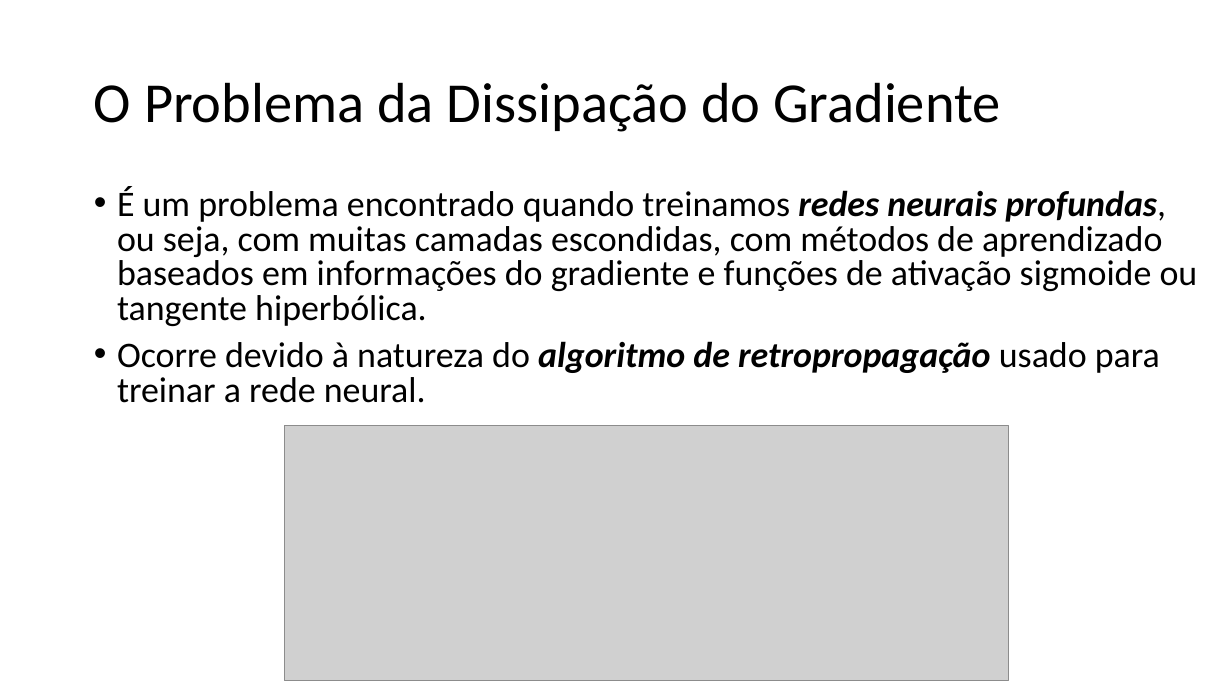
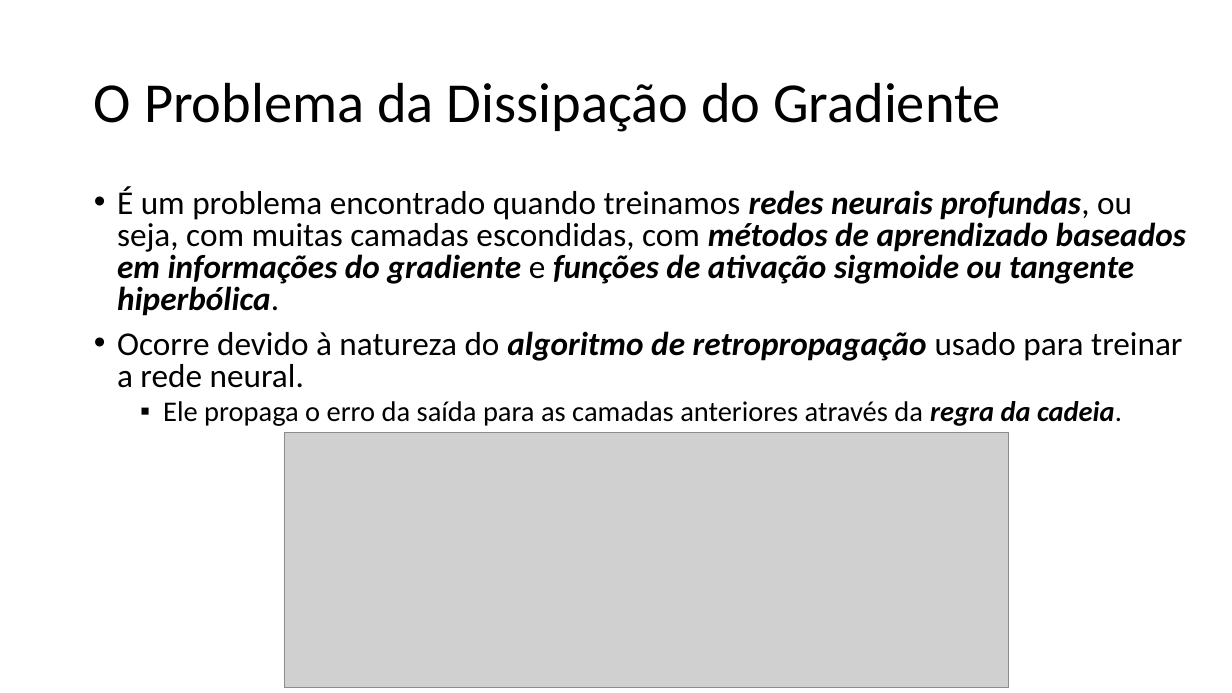
Before and after one commit to zz4fap/t320_aprendizado_de_maquina, a slide deck: slide 10 of slides/T320_Redes_Neurais_Artificiais (Parte II).pptx. Drawn at 1232x693 pixels with LibreOffice and Linux fonts; fonts in the diff are those of the drawing; grey boxes stand for pictures. Boxes give left, top, right and bottom in pixels: in the first picture for what was removed or moved away, otherwise in the second. Text is boxed around its words. In the diff, an @@ line names an element or a change of style, - is before the commit and + after.

```diff
--- a/slides/T320_Redes_Neurais_Artificiais (Parte II).pptx
+++ b/slides/T320_Redes_Neurais_Artificiais (Parte II).pptx
@@ text at [117, 187, 1186, 388]: size 28 to 25.9 pt in "É um problema encontrado quando treinamos redes ...", "Ocorre devido à natureza do algoritmo de ..."; bold on, italic on in "métodos de aprendizado baseados em informações do ..." @@
@@ text at [163, 401, 1122, 426]: paragraph added @@
+  ▪ Ele propaga o erro da saída para as camadas anteriores através da regra da cadeia.
@@ picture: place and size @@
-picture at [285, 426, 1008, 681]
+picture at [285, 433, 1008, 688]
```
Also in this commit, not shown: 3 other slides changed, 1 other file.
